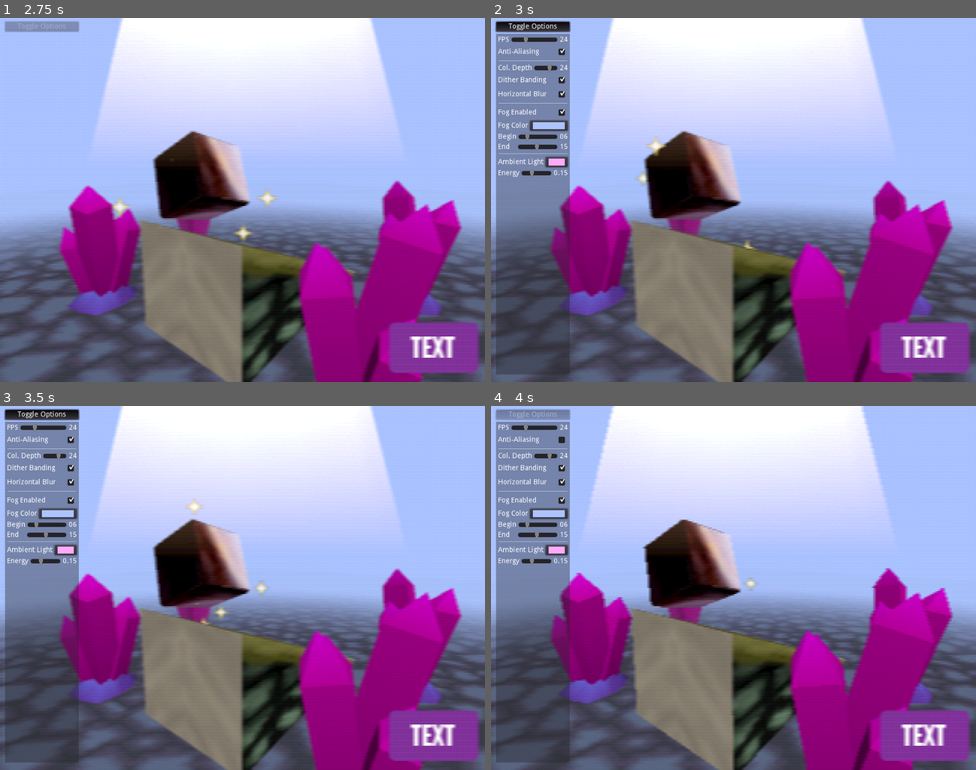
Above: before the commit, frames 1-4 (two rows, left to right).
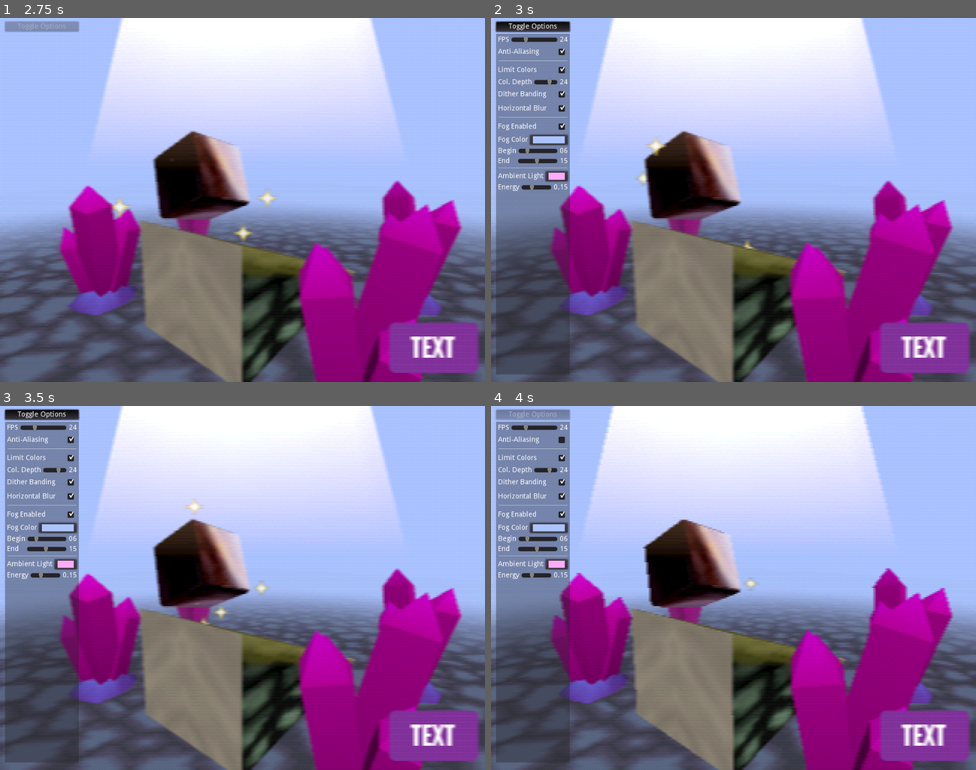
Above: after the commit, the same moments.

Repository: MenacingMecha/godot-n64-shader-demo
Game: Godot game, scene res://main.tscn
Same seed, same stepped clock (60 frames per second), same inputs: the game is played once before the commit and once after it. The engine's default icon, where the game draws it, is replaced by a stand-in: a white triangle on a blue panel in a dark square.
Inputs (mouse positions are in pixels of both pictures, inside the frame that each line leads up to):
- Up to frame 1 (2.75 s): tap Enter (ui_accept) at 0.5, 0.77, 1.52 s
- Up to frame 2 (3 s): click "Toggle Options" at 2.75 s
- Up to frame 3 (3.5 s): no input
- Up to frame 4 (4 s): click (563, 438) at 3.5 s

Frame 1 is identical in both runs. In frame 2, 2.3% of the frame differs, in the area x 1-16%, y 12-48%; in frame 3, 2.3%; in frame 4, 2.3%.

Commit message:
Added "Limit Colors" toggle to options sidebar

Diff:
--- a/main.tscn
+++ b/main.tscn
@@ -182,10 +182,30 @@
 margin_right = 138.0
 margin_bottom = 52.0
 
+[node name="LimitColors" type="HBoxContainer" parent="GUILayer/VBoxContainer/OptionsPanel/VBoxContainer"]
+margin_top = 56.0
+margin_right = 138.0
+margin_bottom = 80.0
+
+[node name="Title" type="Label" parent="GUILayer/VBoxContainer/OptionsPanel/VBoxContainer/LimitColors"]
+margin_top = 5.0
+margin_right = 77.0
+margin_bottom = 19.0
+text = "Limit Colors"
+
+[node name="CheckBox" type="CheckBox" parent="GUILayer/VBoxContainer/OptionsPanel/VBoxContainer/LimitColors"]
+margin_left = 114.0
+margin_right = 138.0
+margin_bottom = 24.0
+focus_mode = 0
+size_flags_horizontal = 10
+pressed = true
+enabled_focus_mode = 0
+
 [node name="ColorDepth" type="HBoxContainer" parent="GUILayer/VBoxContainer/OptionsPanel/VBoxContainer"]
-margin_top = 56.0
-margin_right = 138.0
-margin_bottom = 72.0
+margin_top = 84.0
+margin_right = 138.0
+margin_bottom = 100.0
 
 [node name="Title" type="Label" parent="GUILayer/VBoxContainer/OptionsPanel/VBoxContainer/ColorDepth"]
 margin_top = 1.0
@@ -212,9 +232,9 @@
 script = ExtResource( 7 )
 
 [node name="DitherBanding" type="HBoxContainer" parent="GUILayer/VBoxContainer/OptionsPanel/VBoxContainer"]
-margin_top = 76.0
-margin_right = 138.0
-margin_bottom = 100.0
+margin_top = 104.0
+margin_right = 138.0
+margin_bottom = 128.0
 
 [node name="Title" type="Label" parent="GUILayer/VBoxContainer/OptionsPanel/VBoxContainer/DitherBanding"]
 margin_top = 5.0
@@ -232,9 +252,9 @@
 enabled_focus_mode = 0
 
 [node name="HBlur" type="HBoxContainer" parent="GUILayer/VBoxContainer/OptionsPanel/VBoxContainer"]
-margin_top = 104.0
-margin_right = 138.0
-margin_bottom = 128.0
+margin_top = 132.0
+margin_right = 138.0
+margin_bottom = 156.0
 
 [node name="Title" type="Label" parent="GUILayer/VBoxContainer/OptionsPanel/VBoxContainer/HBlur"]
 margin_top = 5.0
@@ -252,14 +272,14 @@
 enabled_focus_mode = 0
 
 [node name="HSeparator" type="HSeparator" parent="GUILayer/VBoxContainer/OptionsPanel/VBoxContainer"]
-margin_top = 132.0
-margin_right = 138.0
-margin_bottom = 136.0
+margin_top = 160.0
+margin_right = 138.0
+margin_bottom = 164.0
 
 [node name="FogEnabled" type="HBoxContainer" parent="GUILayer/VBoxContainer/OptionsPanel/VBoxContainer"]
-margin_top = 140.0
-margin_right = 138.0
-margin_bottom = 164.0
+margin_top = 168.0
+margin_right = 138.0
+margin_bottom = 192.0
 
 [node name="Title" type="Label" parent="GUILayer/VBoxContainer/OptionsPanel/VBoxContainer/FogEnabled"]
 margin_top = 5.0
@@ -277,9 +297,9 @@
 enabled_focus_mode = 0
 
 [node name="FogColor" type="HBoxContainer" parent="GUILayer/VBoxContainer/OptionsPanel/VBoxContainer"]
-margin_top = 168.0
-margin_right = 138.0
-margin_bottom = 188.0
+margin_top = 196.0
+margin_right = 138.0
+margin_bottom = 216.0
 
 [node name="Title" type="Label" parent="GUILayer/VBoxContainer/OptionsPanel/VBoxContainer/FogColor"]
 margin_top = 3.0
@@ -299,9 +319,9 @@
 color = Color( 0.666667, 0.764706, 1, 0.960784 )
 
 [node name="FogBegin" type="HBoxContainer" parent="GUILayer/VBoxContainer/OptionsPanel/VBoxContainer"]
-margin_top = 192.0
-margin_right = 138.0
-margin_bottom = 208.0
+margin_top = 220.0
+margin_right = 138.0
+margin_bottom = 236.0
 
 [node name="Title" type="Label" parent="GUILayer/VBoxContainer/OptionsPanel/VBoxContainer/FogBegin"]
 margin_top = 1.0
@@ -328,9 +348,9 @@
 script = ExtResource( 7 )
 
 [node name="FogEnd" type="HBoxContainer" parent="GUILayer/VBoxContainer/OptionsPanel/VBoxContainer"]
-margin_top = 212.0
-margin_right = 138.0
-margin_bottom = 228.0
+margin_top = 240.0
+margin_right = 138.0
+margin_bottom = 256.0
 
 [node name="Title" type="Label" parent="GUILayer/VBoxContainer/OptionsPanel/VBoxContainer/FogEnd"]
 margin_top = 1.0
@@ -357,14 +377,14 @@
 script = ExtResource( 7 )
 
 [node name="HSeparator3" type="HSeparator" parent="GUILayer/VBoxContainer/OptionsPanel/VBoxContainer"]
-margin_top = 232.0
-margin_right = 138.0
-margin_bottom = 236.0
+margin_top = 260.0
+margin_right = 138.0
+margin_bottom = 264.0
 
 [node name="AmbientLight" type="HBoxContainer" parent="GUILayer/VBoxContainer/OptionsPanel/VBoxContainer"]
-margin_top = 240.0
-margin_right = 138.0
-margin_bottom = 260.0
+margin_top = 268.0
+margin_right = 138.0
+margin_bottom = 288.0
 
 [node name="Title" type="Label" parent="GUILayer/VBoxContainer/OptionsPanel/VBoxContainer/AmbientLight"]
 margin_top = 3.0
@@ -385,9 +405,9 @@
 edit_alpha = false
 
 [node name="AmbientEnergy" type="HBoxContainer" parent="GUILayer/VBoxContainer/OptionsPanel/VBoxContainer"]
-margin_top = 264.0
-margin_right = 138.0
-margin_bottom = 280.0
+margin_top = 292.0
+margin_right = 138.0
+margin_bottom = 308.0
 
 [node name="Title" type="Label" parent="GUILayer/VBoxContainer/OptionsPanel/VBoxContainer/AmbientEnergy"]
 margin_top = 1.0
@@ -419,6 +439,9 @@
 [connection signal="value_changed" from="GUILayer/VBoxContainer/OptionsPanel/VBoxContainer/FPS/HSlider" to="GUILayer/VBoxContainer/OptionsPanel" method="set_fov" flags=3]
 [connection signal="value_changed" from="GUILayer/VBoxContainer/OptionsPanel/VBoxContainer/FPS/HSlider" to="GUILayer/VBoxContainer/OptionsPanel/VBoxContainer/FPS/Value" method="set_text_from_value" flags=3]
 [connection signal="toggled" from="GUILayer/VBoxContainer/OptionsPanel/VBoxContainer/AA/CheckBox" to="GUILayer/VBoxContainer/OptionsPanel" method="set_aa" flags=3]
+[connection signal="toggled" from="GUILayer/VBoxContainer/OptionsPanel/VBoxContainer/LimitColors/CheckBox" to="GUILayer/VBoxContainer/OptionsPanel" method="set_limit_colors" flags=3]
+[connection signal="toggled" from="GUILayer/VBoxContainer/OptionsPanel/VBoxContainer/LimitColors/CheckBox" to="GUILayer/VBoxContainer/OptionsPanel/VBoxContainer/ColorDepth" method="set_visible"]
+[connection signal="toggled" from="GUILayer/VBoxContainer/OptionsPanel/VBoxContainer/LimitColors/CheckBox" to="GUILayer/VBoxContainer/OptionsPanel/VBoxContainer/DitherBanding" method="set_visible"]
 [connection signal="value_changed" from="GUILayer/VBoxContainer/OptionsPanel/VBoxContainer/ColorDepth/HSlider" to="GUILayer/VBoxContainer/OptionsPanel" method="set_color_depth" flags=3]
 [connection signal="value_changed" from="GUILayer/VBoxContainer/OptionsPanel/VBoxContainer/ColorDepth/HSlider" to="GUILayer/VBoxContainer/OptionsPanel/VBoxContainer/ColorDepth/Value" method="set_text_from_value" flags=3]
 [connection signal="toggled" from="GUILayer/VBoxContainer/OptionsPanel/VBoxContainer/DitherBanding/CheckBox" to="GUILayer/VBoxContainer/OptionsPanel" method="set_dither_banding" flags=3]
--- a/options.gd
+++ b/options.gd
@@ -42,3 +42,6 @@
 
 func set_aa(enabled: bool):
 	world_viewport.msaa = Viewport.MSAA_4X if enabled else Viewport.MSAA_DISABLED
+
+func set_limit_colors(enabled: bool):
+	post_process_dither_band.set_shader_param("enabled", enabled)
